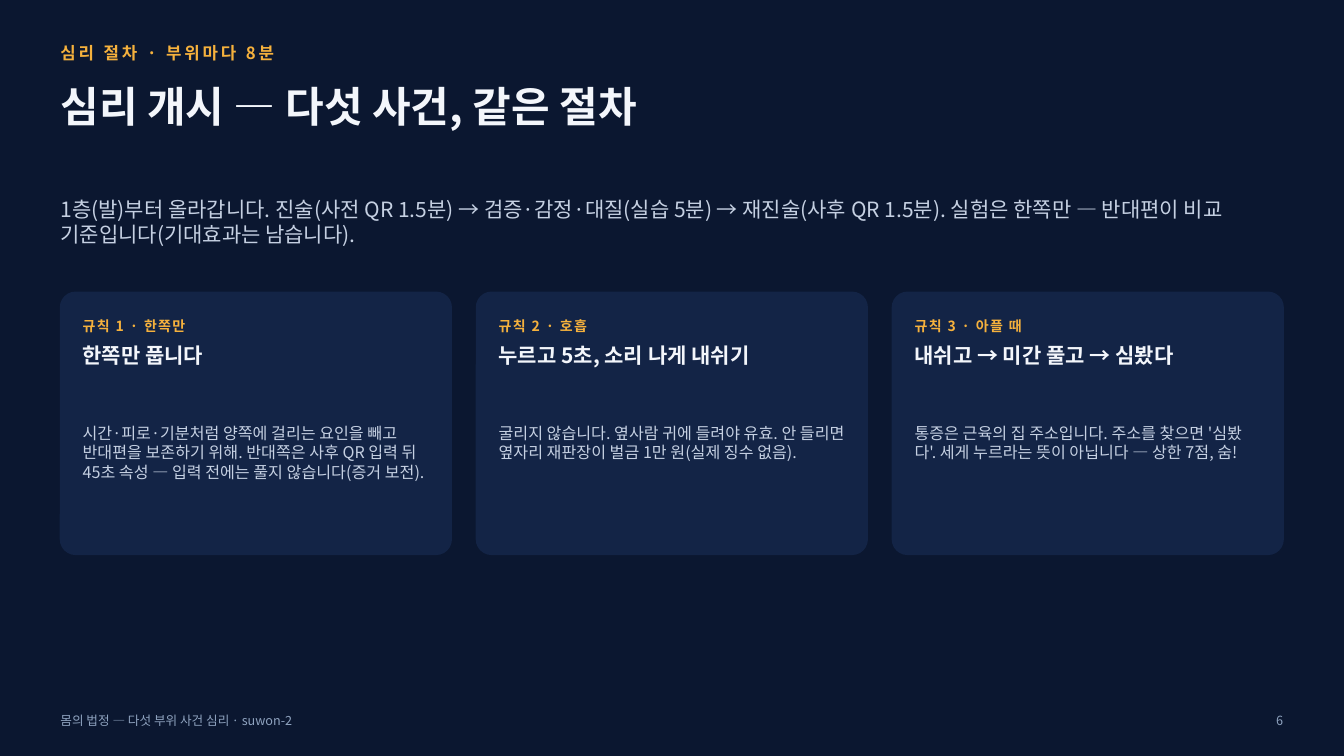
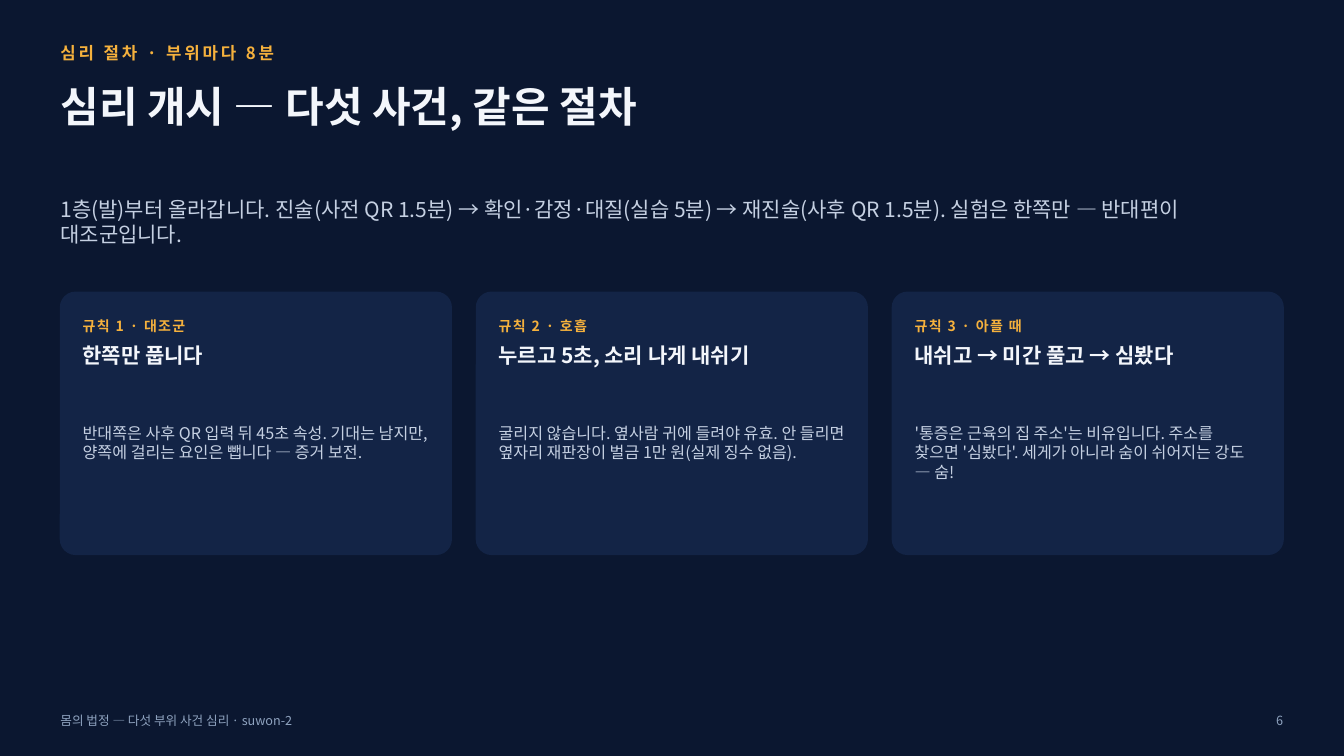
Before and after one commit to drjinfit-ship-it/jinkim, a slide deck: slide 6 of web/몸의법정_재판형강의안.pptx. Drawn at 1344x756 pixels with LibreOffice and Linux fonts; fonts in the diff are those of the drawing. Boxes give left, top, right and bottom in pixels: in the first picture for what was removed or moved away, otherwise in the second. Text is boxed around its words. In the diff, an @@ line names an element or a change of style, - is before the commit and + after.

```diff
--- a/web/몸의법정_재판형강의안.pptx
+++ b/web/몸의법정_재판형강의안.pptx
@@ text at (60, 199, 1179, 244): text changed @@
-1층(발)부터 올라갑니다. 진술(사전 QR 1.5분) → 검증·감정·대질(실습 5분) → 재진술(사후 QR 1.5분). 실험은 한쪽만 — 반대편이 비교 기준입니다(기대효과는 남습니다).
+1층(발)부터 올라갑니다. 진술(사전 QR 1.5분) → 확인·감정·대질(실습 5분) → 재진술(사후 QR 1.5분). 실험은 한쪽만 — 반대편이 대조군입니다.
@@ text at (83, 319, 185, 333): text changed @@
-규칙 1 · 한쪽만
+규칙 1 · 대조군
@@ text at (83, 425, 428, 460): text changed @@
-시간·피로·기분처럼 양쪽에 걸리는 요인을 빼고 반대편을 보존하기 위해. 반대쪽은 사후 QR 입력 뒤 45초 속성 — 입력 전에는 풀지 않습니다(증거 보전).
+반대쪽은 사후 QR 입력 뒤 45초 속성. 기대는 남지만, 양쪽에 걸리는 요인은 뺍니다 — 증거 보전.
@@ text at (915, 425, 1245, 479): text changed @@
-통증은 근육의 집 주소입니다. 주소를 찾으면 '심봤다'. 세게 누르라는 뜻이 아닙니다 — 상한 7점, 숨!
+'통증은 근육의 집 주소'는 비유입니다. 주소를 찾으면 '심봤다'. 세게가 아니라 숨이 쉬어지는 강도 — 숨!
```
Also in this commit, not shown: 24 other slides changed, 2 other files.
